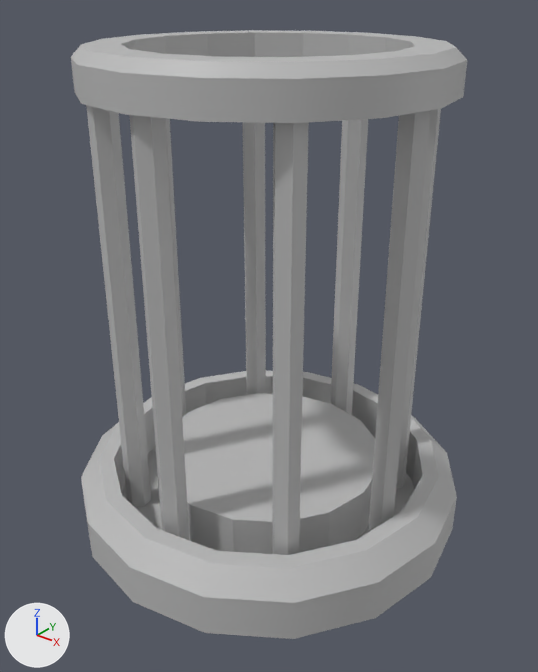
Before and after pictures for a commit that changed the FBX model StayAlive/Assets/3D/cageTuturial.fbx.
The view is the same before and after, from a 50 mm camera at (0.1048, -0.1307, 0.1199) aimed at (0.0023, -0.0027, 0.0405). The axes (+X, +Y, +Z) are drawn at lower left. The lights are the same throughout. Where no turn or scale is listed for an object, it has been applied to the vertices.

Objects in the first picture: 'pCylinder13', 'pPipe2'.
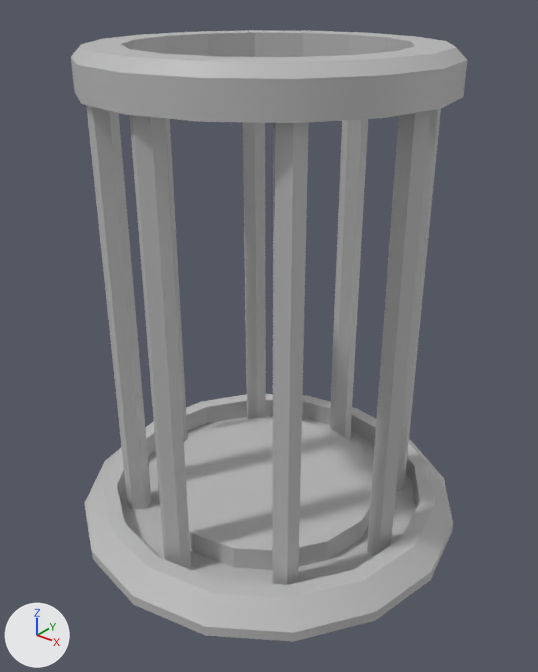
The newer file is also rescaled (x39.46), turned or shifted as a whole; pictures and numbers use the older file's frame.

Pixel boxes (x1, y1, x2, y2) of what changed, in the pictures (538 x 672 px; the box of a moved part takes in the faces that stretch with it):
'pPipe2', reshaped (8% shorter)
    before: (81, 370, 457, 639)
    after: (85, 394, 453, 642)
part 1 of me_mesh, moved or reshaped
    before: (81, 370, 457, 603)
    after: (85, 394, 453, 633)
part 2 of me_mesh, moved or reshaped
    before: (81, 376, 457, 639)
    after: (86, 400, 453, 642)

Diff of the bpy script that builds the scene:
```diff
--- a/StayAlive/Assets/3D/cageTuturial.fbx.py
+++ b/StayAlive/Assets/3D/cageTuturial.fbx.py
@@ me_mesh @@
 me_mesh.from_pydata(...)  # 130 vertices, 128 faces; spans x -0.05..0.05, y -0.05..0.05, z -0.0106..0.005
 # used by ob_ppipe2; location = (0.0, 0.0, 0.0)
+# me_mesh part 1: all 73 vertices in x -0.05..0.05, y -0.05..0.05, z 0.0..0.005 are moved by (0.0, 0.0, -0.0087)
+# me_mesh part 2: all 57 vertices in x -0.05..0.05, y -0.05..0.05, z -0.0106..-0.0089 are moved by (0.0, 0.0, -0.0008)
 me_mesh.materials.append(mat_lambert1)
```
